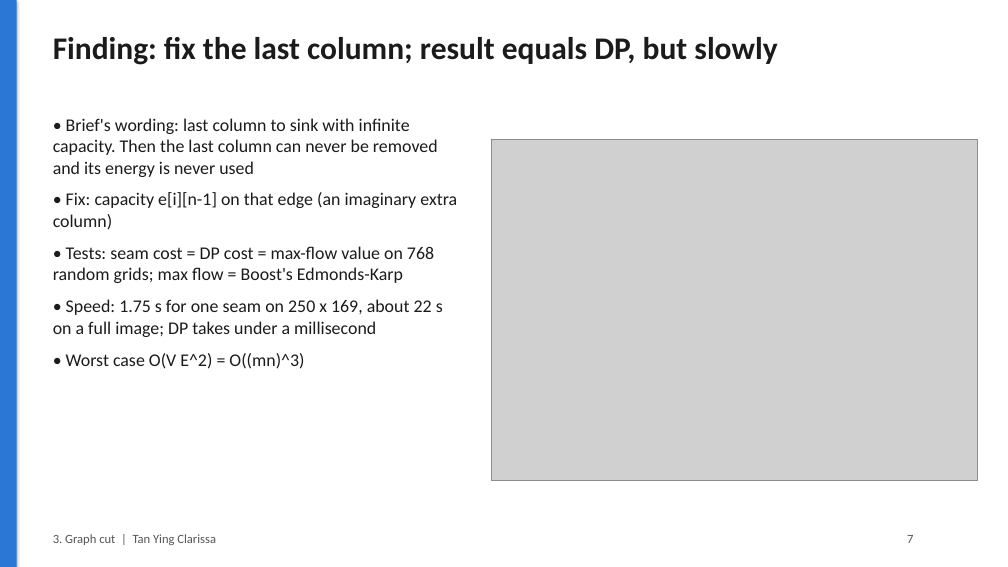
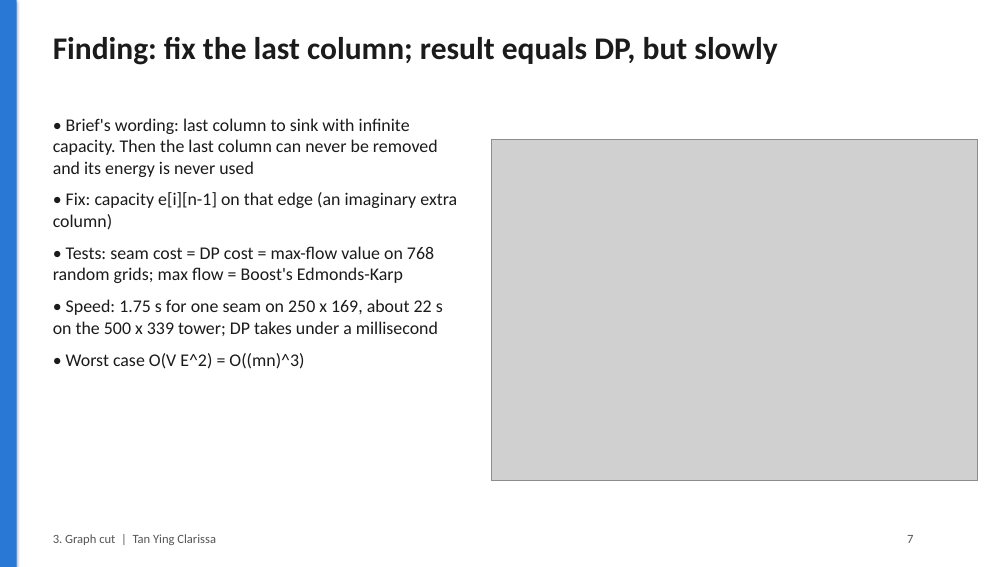
Before and after one commit to Raziqqx/seam-carving, a slide deck: slide 7 of slides/Team5_Seam_Carving.pptx. Drawn at 1008x567 pixels with LibreOffice and Linux fonts; fonts in the diff are those of the drawing; grey boxes stand for pictures. Boxes give left, top, right and bottom in pixels: in the first picture for what was removed or moved away, otherwise in the second. Text is boxed around its words. In the diff, an @@ line names an element or a change of style, - is before the commit and + after.

```diff
--- a/slides/Team5_Seam_Carving.pptx
+++ b/slides/Team5_Seam_Carving.pptx
@@ text at [53, 299, 443, 336]: text changed @@
-• Speed: 1.75 s for one seam on 250 x 169, about 22 s on a full image; DP takes under a millisecond
+• Speed: 1.75 s for one seam on 250 x 169, about 22 s on the 500 x 339 tower; DP takes under a millisecond
```
Also in this commit, not shown: 7 other slides changed, 4 other files.
